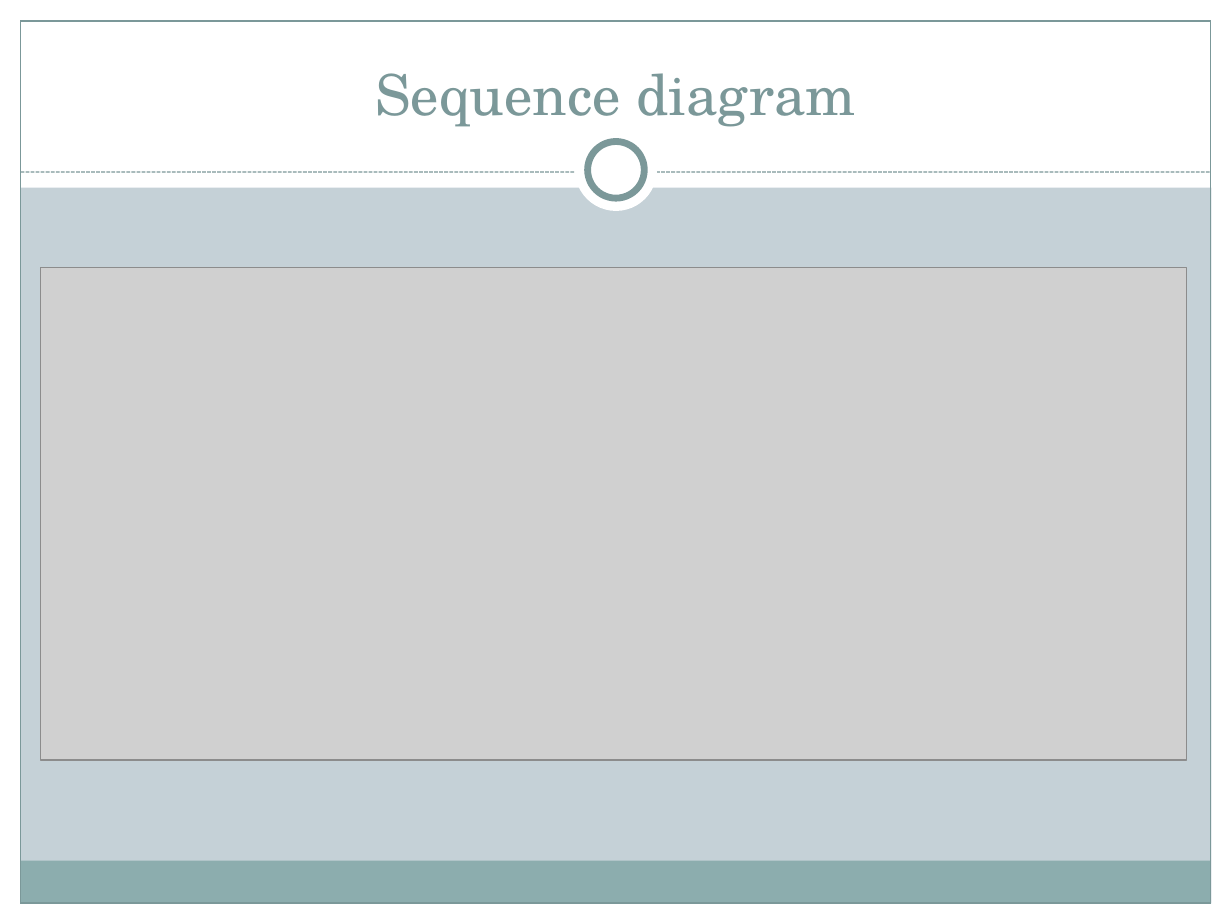
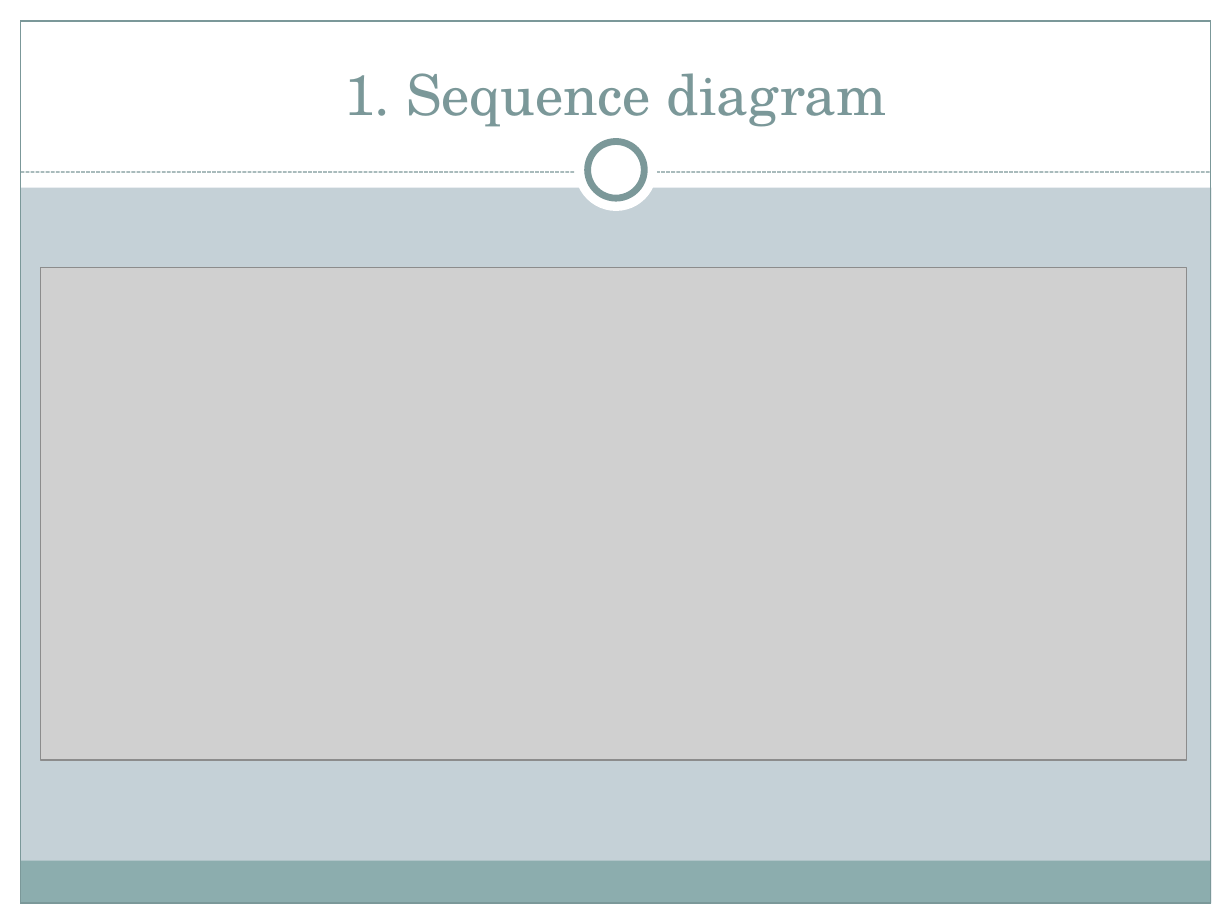
Before and after one commit to mandiratamang/SMS, a slide deck: slide 41 of implementation/pp of sms.pptx. Drawn at 1232x924 pixels with LibreOffice and Linux fonts; fonts in the diff are those of the drawing; grey boxes stand for pictures. Boxes give left, top, right and bottom in pixels: in the first picture for what was removed or moved away, otherwise in the second. Text is boxed around its words. In the diff, an @@ line names an element or a change of style, - is before the commit and + after.

```diff
--- a/implementation/pp of sms.pptx
+++ b/implementation/pp of sms.pptx
@@ title at (344,73,887,127): text changed @@
-Sequence diagram
+1. Sequence diagram
```
Also in this commit, not shown: 17 other slides changed, 12 slides added, 12 slides removed, 8 other files.
